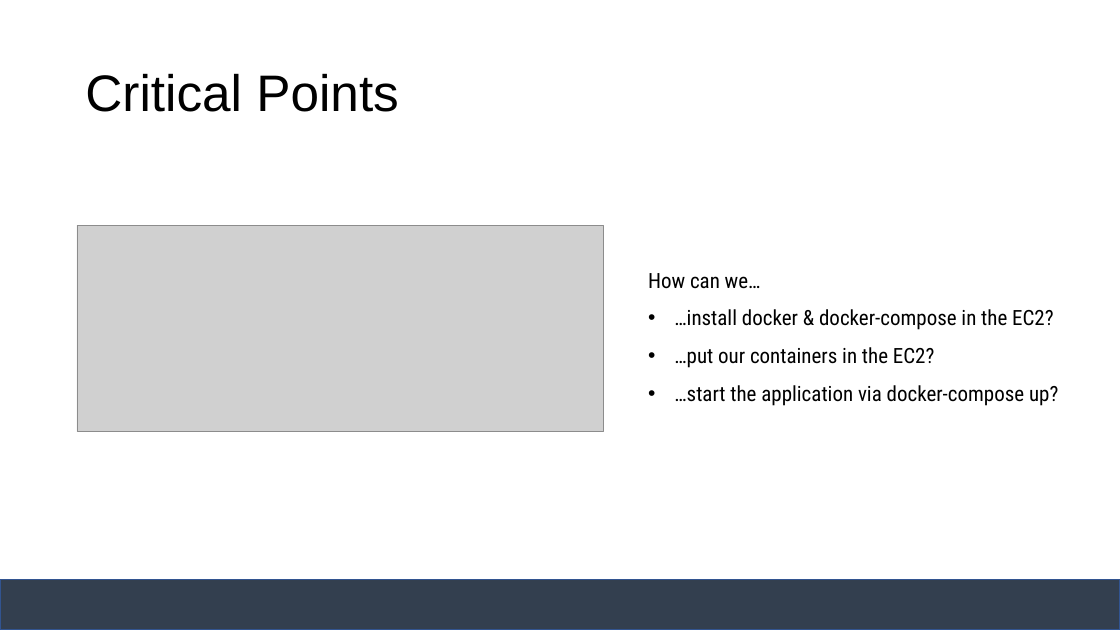
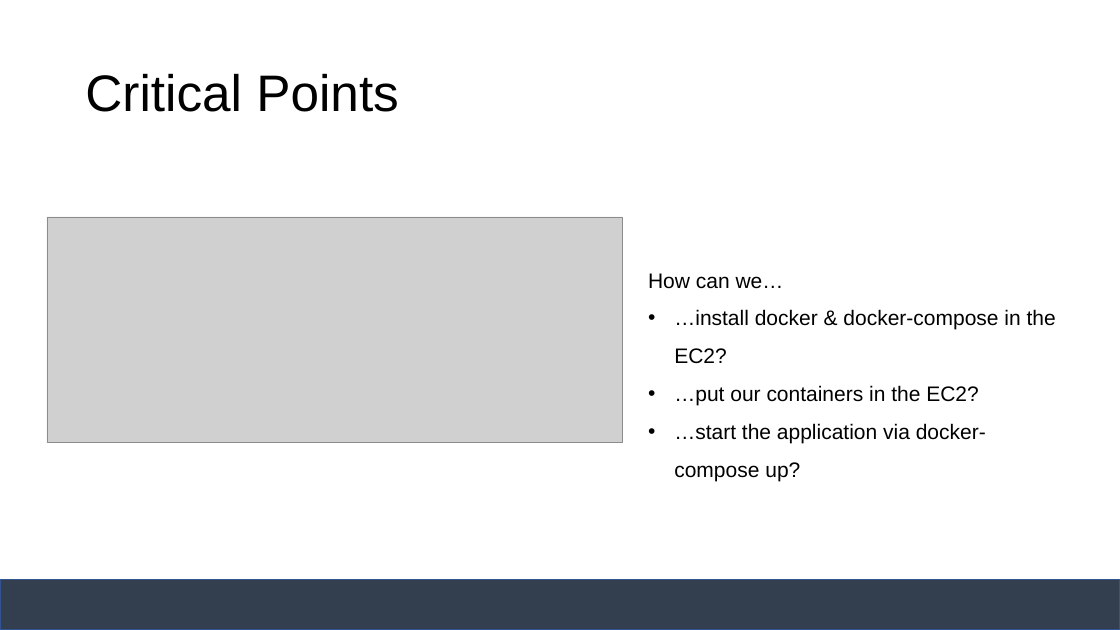
Before and after one commit to janakaras/docker-in-the-cloud, a slide deck: slide 17 of Project Presentation.pptx. Drawn at 1120x630 pixels with LibreOffice and Linux fonts; fonts in the diff are those of the drawing; grey boxes stand for pictures. Boxes give left, top, right and bottom in pixels: in the first picture for what was removed or moved away, otherwise in the second. Text is boxed around its words. In the diff, an @@ line names an element or a change of style, - is before the commit and + after.

```diff
--- a/Project Presentation.pptx
+++ b/Project Presentation.pptx
@@ picture: place and size @@
-picture at [77,225,604,432]
+picture at [47,217,623,443]
@@ text "How can we…" at [648,273,1056,481]: font Roboto Condensed to Arial @@
```
Also in this commit, not shown: 11 other slides changed, 5 slides added.
